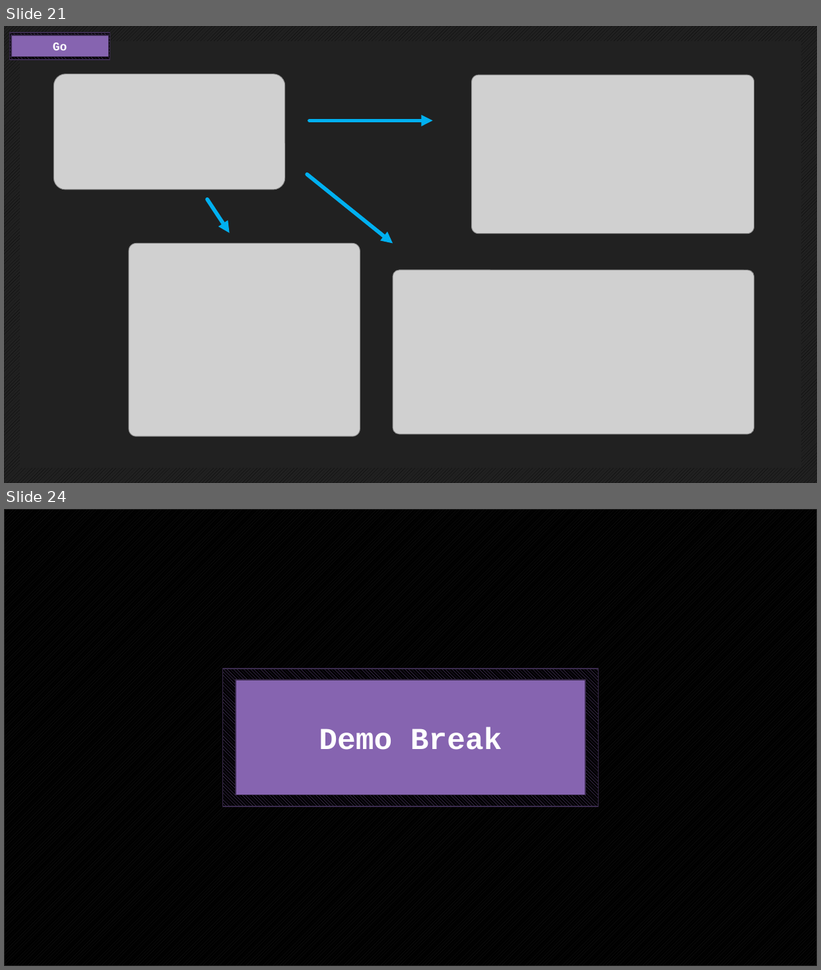
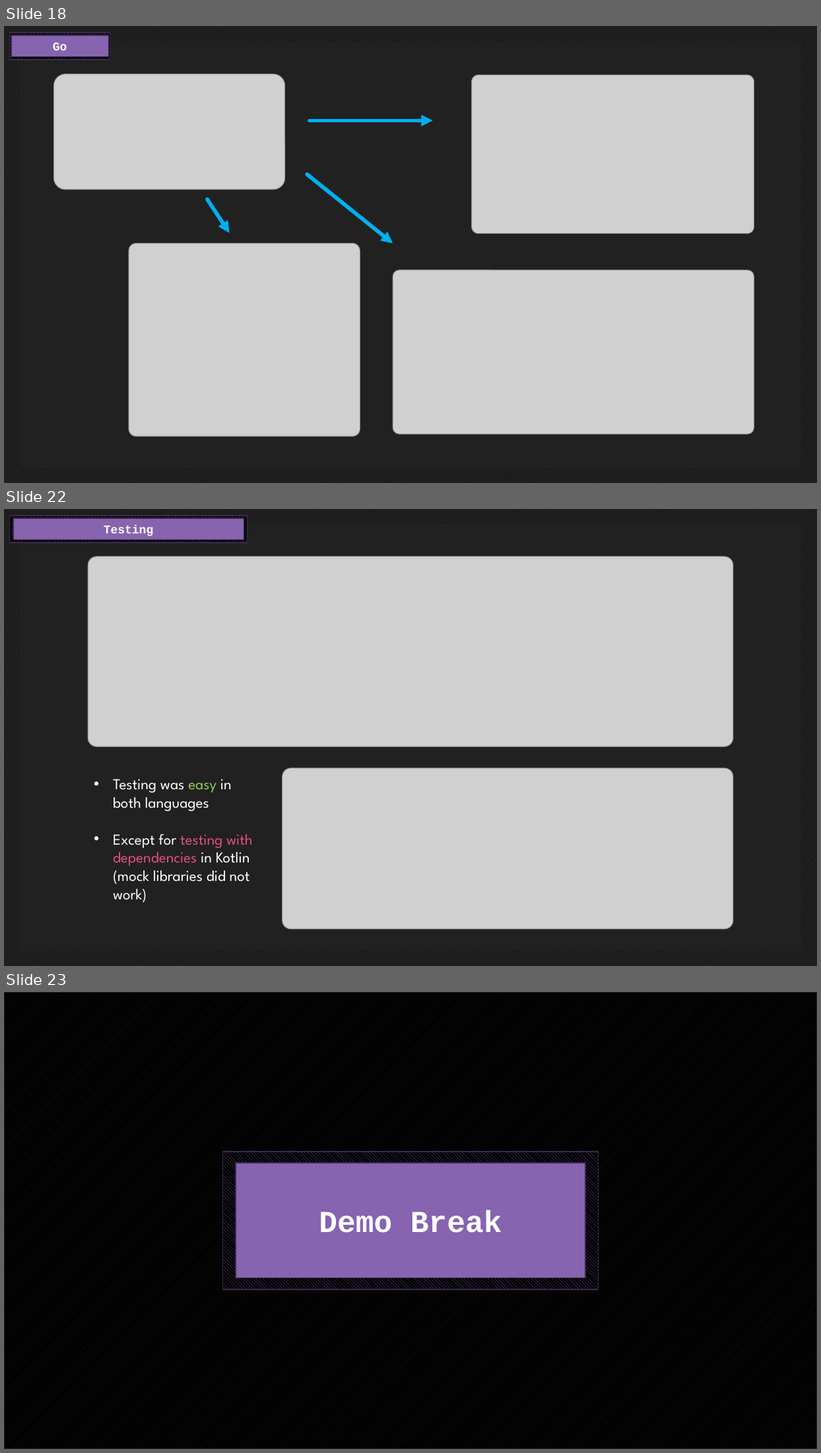
Before and after one commit to endorivium/informational-mastery, a slide deck: KP/1_AbschlussPräsentation/KP_AbschlussPräsentation_Kotlin.pptx. Shown one above the other, each under a label of ours: slides 21 and 24 before the commit, slides 18, 22 and 23 after it; the slides between them are not shown. The pictures are 821x970 and 821x1453 pixels, drawn with LibreOffice and Linux fonts; fonts in the diff are those of the drawing; grey boxes stand for pictures; background and template pictures are left out. Boxes give left, top, right and bottom in pixels: in the first picture for what was removed or moved away, otherwise in the second. Text is boxed around its words. In the diff, an @@ line names an element or a change of style, - is before the commit and + after.

```diff
--- a/KP/1_AbschlussPräsentation/KP_AbschlussPräsentation_Kotlin.pptx
+++ b/KP/1_AbschlussPräsentation/KP_AbschlussPräsentation_Kotlin.pptx
@@ slide 22 added at (4,509,817,966), background pattern #000000 on #212121 @@
@@ rectangle added at (9,516,248,543), fill pattern #8664B0 on #000000, outline #3B2C4D 1.25 pt @@
@@ rectangle added at (13,518,244,539), fill #8664B0, outline #3B2C4D 1.25 pt, 14 pt, text #FFFFFF, bold @@
+Testing
@@ rectangle added at (20,525,801,951), fill #212121, outline #212121 1.25 pt @@
@@ picture added at (88,557,733,747) @@
@@ text added at (113,779,253,903), 18 pt, text #FFFFFF @@
+• Testing was easy in both languages
+• Except for testing with dependencies in Kotlin (mock libraries did not work)
@@ picture added at (282,768,733,929) @@
@@ what was slide 21 is now slide 18 @@
@@ what was slide 24 is now slide 23 @@
```
Also in this commit, not shown: 6 slides changed, 1 other slide added, 3 slides removed.
